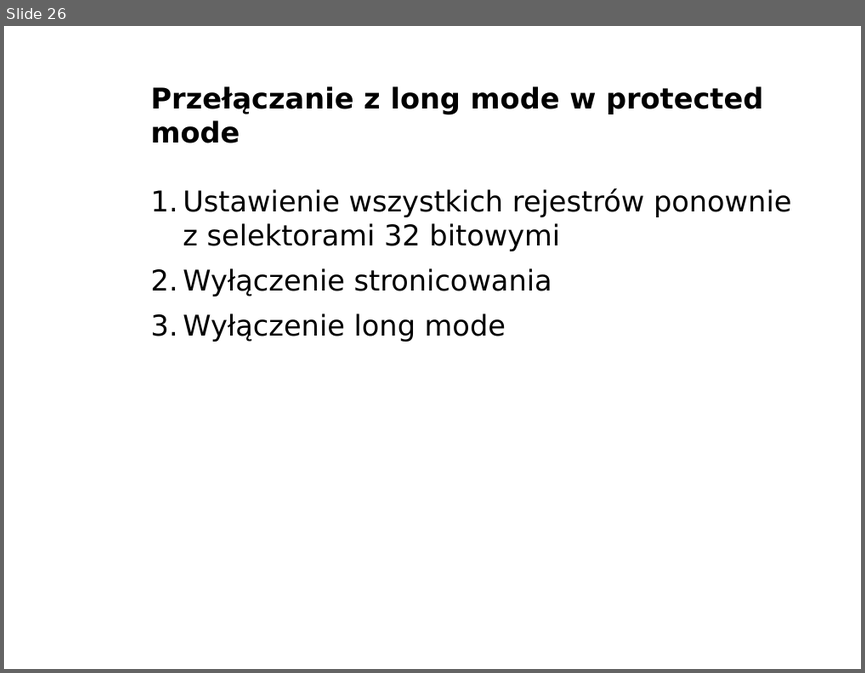
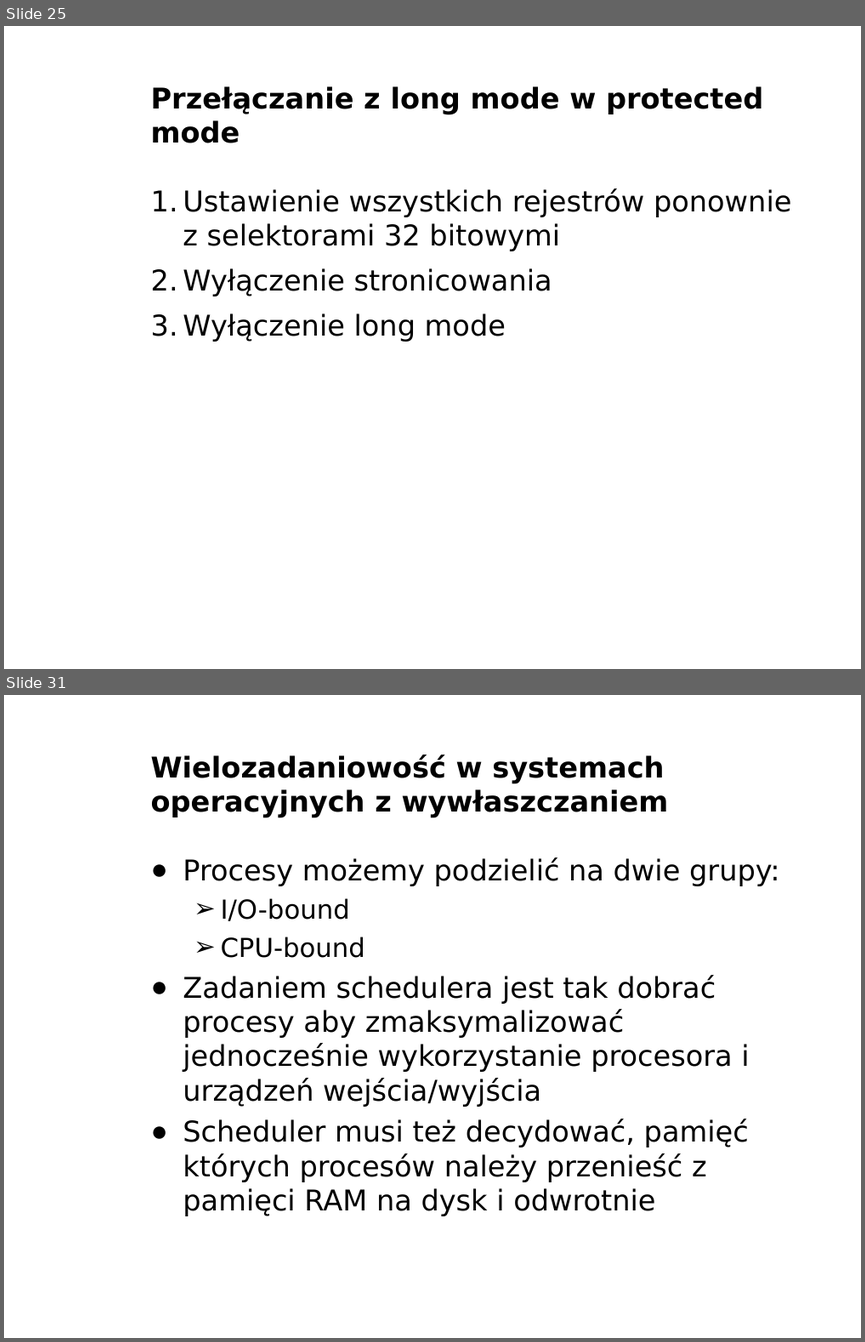
Before and after one commit to bercik/pn_prezentacja, a slide deck: robert/prezentacja.odp. Shown one above the other, each under a label of ours: slide 26 before the commit, slides 25 and 31 after it; the slides between them are not shown. The pictures are 865x673 and 865x1342 pixels, drawn with LibreOffice and Linux fonts; fonts in the diff are those of the drawing; background and template pictures are left out. Boxes give left, top, right and bottom in pixels: in the first picture for what was removed or moved away, otherwise in the second. Text is boxed around its words. In the diff, an @@ line names an element or a change of style, - is before the commit and + after.

```diff
--- a/robert/prezentacja.odp
+++ b/robert/prezentacja.odp
@@ slide 31 added at bbox=[4, 695, 861, 1338], background picture (left out) @@
@@ title added at bbox=[151, 755, 669, 818], 24 pt, text #000000, bold @@
+Wielozadaniowość w systemach operacyjnych z wywłaszczaniem
@@ text added at bbox=[182, 857, 779, 1216], 24 pt, text #000000 @@
+● Procesy możemy podzielić na dwie grupy:
+  ➢ I/O-bound
+  ➢ CPU-bound
+● Zadaniem schedulera jest tak dobrać procesy aby zmaksymalizować jednocześnie wykorzystanie procesora i urządzeń wejścia/wyjścia
+● Scheduler musi też decydować, pamięć których procesów należy przenieść z pamięci RAM na dysk i odwrotnie
@@ text added at bbox=[720, 1315, 861, 1338], 11 pt, text #FFFFFF, bold @@
+www.agh.edu.pl
@@ what was slide 26 is now slide 25 @@
```
Also in this commit, not shown: 1 slide changed, 11 other slides added, 3 other files.
